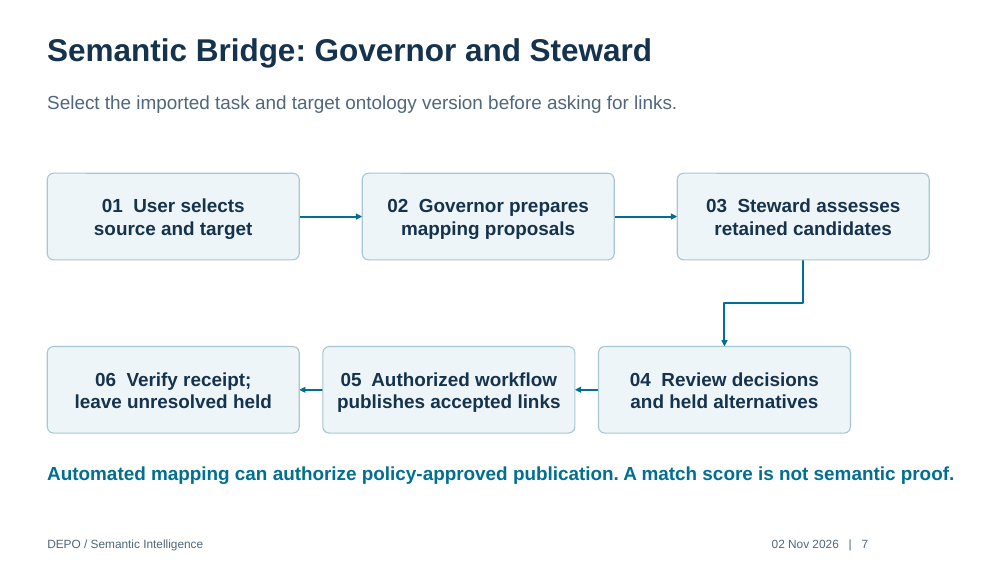
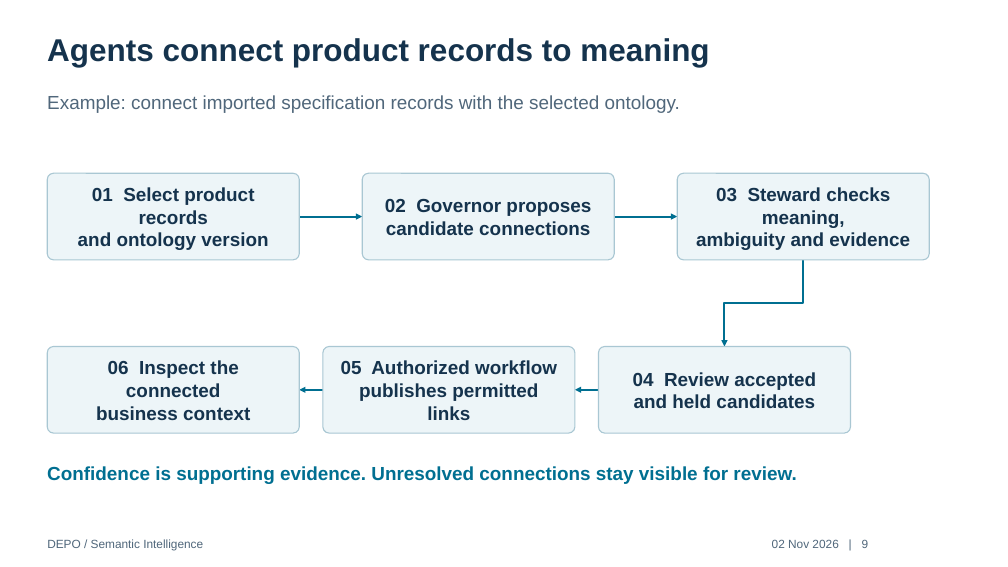
Before and after one commit to dparitosh/PMem, a slide deck: slide 9 of deliverables/DEPO-Workflow-Audited.pptx (slide 7 before the commit). Drawn at 1008x567 pixels with LibreOffice and Linux fonts; fonts in the diff are those of the drawing. Boxes give left, top, right and bottom in pixels: in the first picture for what was removed or moved away, otherwise in the second. Text is boxed around its words. In the diff, an @@ line names an element or a change of style, - is before the commit and + after.

Commit message:
Refocus workflow presentation for business and CXO audiences

```diff
--- a/deliverables/DEPO-Workflow-Audited.pptx
+++ b/deliverables/DEPO-Workflow-Audited.pptx
@@ text at [47,38,709,67]: text changed @@
-Semantic Bridge: Governor and Steward
+Agents connect product records to meaning
@@ text at [47,95,680,113]: text changed @@
-Select the imported task and target ontology version before asking for links.
+Example: connect imported specification records with the selected ontology.
@@ text in rounded rectangle at [78,187,268,250]: text changed @@
-01 User selects
-source and target
+01 Select product records
+and ontology version
@@ text in rounded rectangle at [385,199,591,235]: text changed @@
-02 Governor prepares
-mapping proposals
+02 Governor proposes
+candidate connections
@@ text in rounded rectangle at [696,187,910,250]: text changed @@
-03 Steward assesses
-retained candidates
+03 Steward checks meaning,
+ambiguity and evidence
@@ text in rounded rectangle at [96,360,250,420]: text changed @@
-06 Verify receipt;
-leave unresolved held
+06 Inspect the connected
+business context
@@ text in rounded rectangle at [359,383,538,420]: text changed @@
-publishes accepted links
+publishes permitted links
@@ text in rounded rectangle at [633,372,816,408]: text changed @@
-04 Review decisions
-and held alternatives
+04 Review accepted
+and held candidates
@@ text at [47,466,796,484]: text changed @@
-Automated mapping can authorize policy-approved publication. A match score is not semantic proof.
+Confidence is supporting evidence. Unresolved connections stay visible for review.
@@ text at [772,539,869,548]: text changed @@
-02 Nov 2026 | 7
+02 Nov 2026 | 9
```
Also in this commit, not shown: 11 other slides changed, 8 slides added, 8 slides removed, 4 other files.
